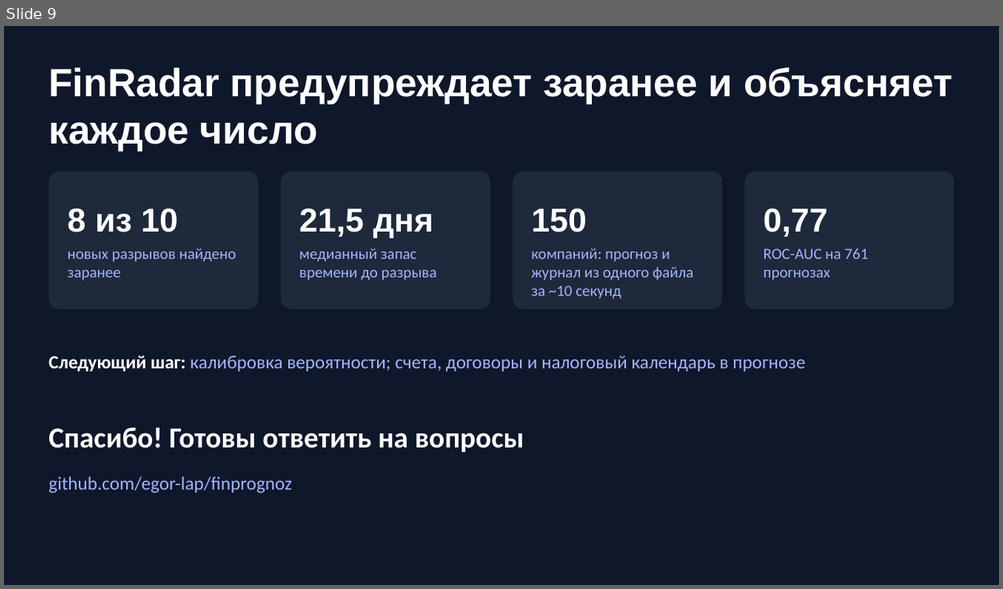
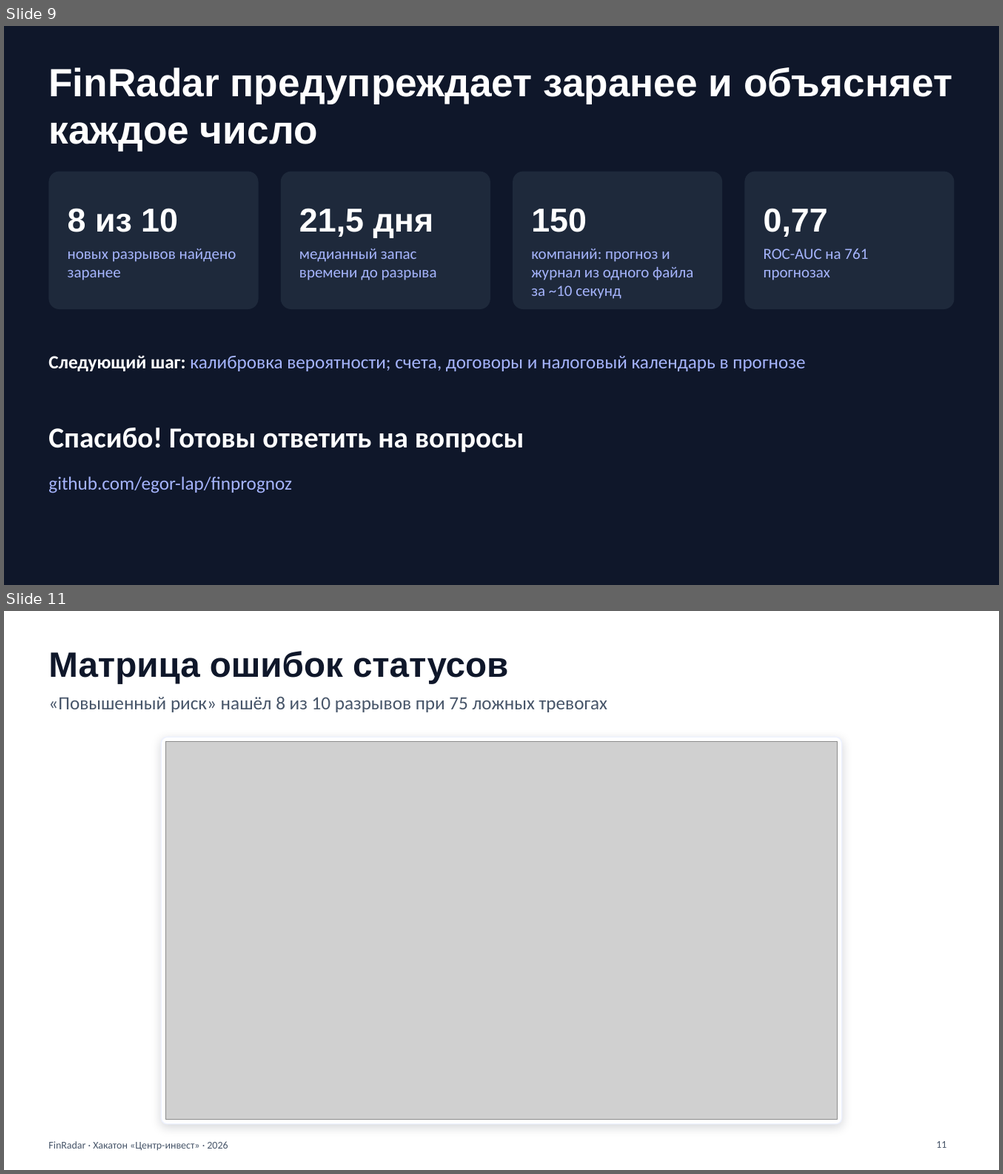
Before and after one commit to egor-lap/finprognoz, a slide deck: presentation/FinRadar.pptx. Shown one above the other, each under a label of ours: slide 9 before the commit, slides 9 and 11 after it; the slides between them are not shown. The pictures are 1003x589 and 1003x1174 pixels, drawn with LibreOffice and Linux fonts; fonts in the diff are those of the drawing; grey boxes stand for pictures. Boxes give left, top, right and bottom in pixels: in the first picture for what was removed or moved away, otherwise in the second. Text is boxed around its words. In the diff, an @@ line names an element or a change of style, - is before the commit and + after.

Commit message:
Show the confusion matrix, MAE/RMSE, lead time and P10-P90 charts in the appendix
The ROC / calibration and precision-recall charts are dropped from the
appendix, and its table of contents is numbered from slide 11.

```diff
--- a/presentation/FinRadar.pptx
+++ b/presentation/FinRadar.pptx
@@ slide 11 added at box(4, 611, 999, 1170), background #FFFFFF @@
@@ title added at box(48, 651, 508, 684), 34 pt, text #0F172A, bold @@
+Матрица ошибок статусов
@@ text added at box(48, 697, 607, 712), 18 pt, text #475569 @@
+«Повышенный риск» нашёл 8 из 10 разрывов при 75 ложных тревогах
@@ rounded rectangle added at box(162, 737, 842, 1125), fill #FFFFFF, outline #EEF2FF 1 pt @@
@@ picture added at box(166, 741, 837, 1120) @@
@@ text added at box(48, 1142, 227, 1151), 10 pt, text #475569 @@
+FinRadar · Хакатон «Центр-инвест» · 2026
@@ page number added at box(936, 1142, 946, 1148), 10 pt, text #475569 @@
+11
```
Also in this commit, not shown: 2 slides changed, 2 other slides added, 3 slides removed.
